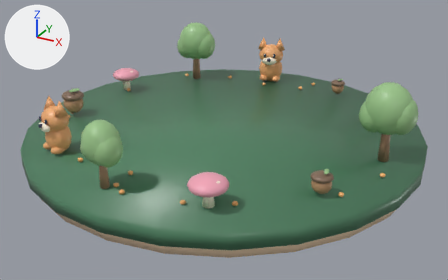
An edit to the glTF model examples/senses-safari/public/models/world.glb, drawn before and after from the same camera.
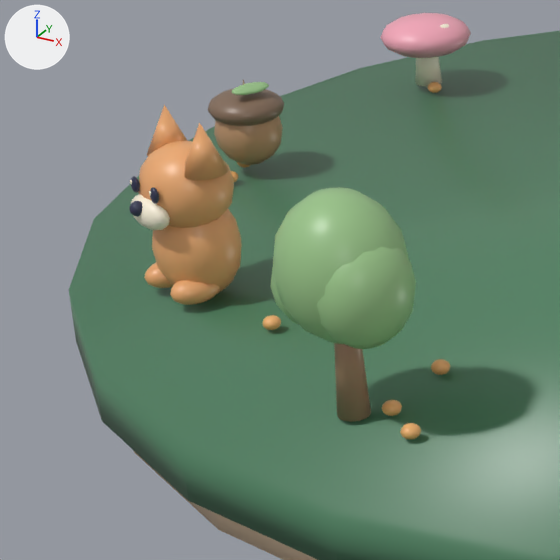
The first picture shows the older version from a camera (50 mm lens) standing at (6.81, -12.39, 5.82) and looking at (0.15, -0.27, -0.23). The close-ups show the older and then the newer version on the part from 0% to 37% of the width and 23% to 82% of the height of that picture. Only the edits that show in the close-ups are written down. The lights are fixed; the arrows at upper left show +X, +Y and +Z. Vertices at exactly the same position are counted once.

Objects in the first close-up: 'Cone', 'Cone.001', 'acorn.002', 'fox.002', 'mushroom.002', 'tree.003' and 6 more.
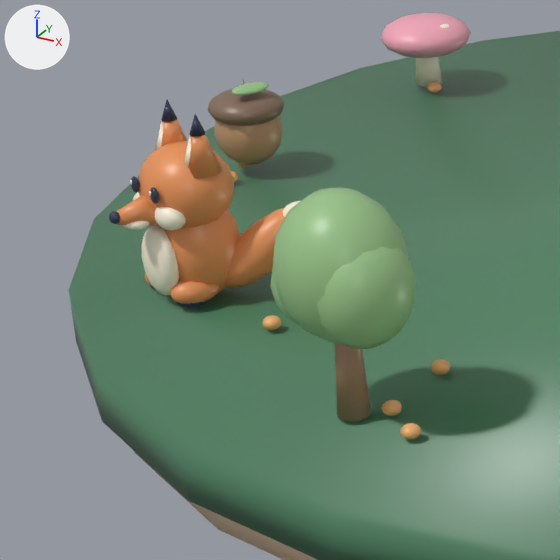
Location of each change, (x1, y1, x2, y2) in pixels of the close-ups (560 x 560 px; the box of a moved part takes in the faces that stretch with it):
'fox.002', reshaped: before (129, 105, 242, 305); after (109, 100, 300, 308)
part 1 of me_sphere_254, added (orange): after (155, 120, 188, 150)
part 2 of me_sphere_254, added (orange): after (185, 135, 222, 178)
part 3 of me_sphere_254, added (orange): after (116, 195, 158, 225)
part 4 of me_sphere_254, moved or reshaped: before (131, 194, 170, 230); after (224, 208, 285, 288)
part 5 of me_sphere_254, added: after (161, 100, 177, 122)
part 6 of me_sphere_254, added: after (189, 114, 205, 136)
part 7 of me_sphere_254, added: after (176, 298, 212, 308)
part 8 of me_sphere_254, added: after (109, 211, 120, 224)
part 9 of me_sphere_254, added (mostly hidden): after (156, 120, 163, 150)
part 10 of me_sphere_254, added (mostly hidden): after (184, 135, 191, 167)
part 11 of me_sphere_254, added (pale yellow): after (154, 207, 186, 231)
part 12 of me_sphere_254, added (pale yellow): after (141, 226, 179, 295)
part 13 of me_sphere_254, added: after (123, 221, 150, 230)
part 14 of me_sphere_254, moved or reshaped: before (129, 201, 143, 217); after (283, 201, 300, 217)
part 15 of me_sphere_254, deleted: before (147, 105, 187, 156)
part 16 of me_sphere_254, deleted (orange): before (184, 123, 229, 180)
part 17 of me_sphere_254, recoloured: (138, 141, 240, 304) in both

The change, as a diff of the scene's bpy script:
```diff
--- a/examples/senses-safari/public/models/world.glb.py
+++ b/examples/senses-safari/public/models/world.glb.py
@@ mat_e9945a @@
+mat_e9945a = principled_material('#e9945a')
+mat_e9945a.base_color = (0.815, 0.296, 0.102)  # orange #e9945a
+mat_e9945a.roughness = 0.38
@@ me_sphere_254 @@
 # used by ob_fox_002; location = (-2.587, -2.985, 0.0); rotation_euler = (0.0, 0.0, -0.33), in degrees (0, 0, -19); scale = (0.93, 0.93, 0.93)
-me_sphere_254.from_pydata(...)  # 1304 vertices, 2556 faces; spans x -0.41..0.41, y -0.465..0.3, z -0.05..1.33
+me_sphere_254.from_pydata(...)  # 2250 vertices, 4400 faces; spans x -0.37..0.623, y -0.62..0.676, z -0.05..1.385
+# me_sphere_254 part 1: a new loose piece, a 24-sided cone pointing to +z spanning x -0.34..-0.06, y -0.14..0.14, z 0.96..1.38, in mat_e9945a (orange #e9945a)
+# me_sphere_254 part 2: a new loose piece, a 24-sided cone pointing to +z spanning x 0.06..0.34, y -0.14..0.14, z 0.96..1.38, in mat_e9945a (orange #e9945a)
+# me_sphere_254 part 3: a new loose piece, a 24-sided cut cone along y (radius 0.045 at the low end, 0.14 at the high end) spanning x -0.14..0.14, y -0.57..-0.23, z 0.56..0.84, in mat_e9945a (orange #e9945a)
+# me_sphere_254 part 4: the loose piece of 114 vertices spanning x -0.22..0.22, y -0.42..-0.22, z 0.56..0.8 is multiplied about its middle by the matrix ((0.678, 1.467, -0.438), (-0.37, 2.685, -0.801), (0.0, 2.577, 1.084)), then moved by (0.36, 0.64, -0.34), in mat_e9945a (orange #e9945a)
+# me_sphere_254 part 5: a new loose piece, a 24-sided cone pointing to +z spanning x -0.255..-0.145, y -0.055..0.055, z 1.235..1.385, in mat_333653 (dark blue #333653)
+# me_sphere_254 part 6: a new loose piece, a 24-sided cone pointing to +z spanning x 0.145..0.255, y -0.055..0.055, z 1.235..1.385, in mat_333653 (dark blue #333653)
+# me_sphere_254 part 7: a new loose piece, a UV sphere (16 segments, 8 rings, poles along z) spanning x 0.09..0.29, y -0.3..-0.02, z -0.02..0.1, in mat_333653 (dark blue #333653)
+# me_sphere_254 part 8: a new loose piece, a UV sphere (16 segments, 8 rings, poles along z) spanning x -0.05..0.05, y -0.62..-0.54, z 0.665..0.755, in mat_333653 (dark blue #333653)
+# me_sphere_254 part 9: a new loose piece, a 24-sided cone pointing to +z spanning x -0.27..-0.13, y -0.13..0.01, z 1.0..1.24, in mat_fff5df (pale yellow #fff5df)
+# me_sphere_254 part 10: a new loose piece, a 24-sided cone pointing to +z spanning x 0.13..0.27, y -0.13..0.01, z 1.0..1.24, in mat_fff5df (pale yellow #fff5df)
+# me_sphere_254 part 11: a new loose piece, a UV sphere (16 segments, 8 rings, poles along z) spanning x 0.0..0.3, y -0.35..-0.15, z 0.58..0.78, in mat_fff5df (pale yellow #fff5df)
+# me_sphere_254 part 12: a new loose piece, a UV sphere (16 segments, 8 rings, poles along z) spanning x -0.2..0.2, y -0.39..-0.19, z 0.04..0.56, in mat_fff5df (pale yellow #fff5df)
+# me_sphere_254 part 13: a new loose piece, a UV sphere (16 segments, 8 rings, poles along z) spanning x -0.1..0.1, y -0.53..-0.33, z 0.59..0.69, in mat_fff5df (pale yellow #fff5df)
+# me_sphere_254 part 14: the loose piece of 114 vertices spanning x -0.055..0.055, y -0.465..-0.355, z 0.675..0.785 is multiplied about its middle by the matrix ((1.755, 1.133, 0.0), (-0.959, 2.074, 0.0), (0.0, 0.0, 2.0)), then moved by (0.51, 0.96, -0.17), in mat_fff5df (pale yellow #fff5df)
+# me_sphere_254 part 15: the loose piece of 25 vertices spanning x -0.41..-0.09, y -0.16..0.16, z 0.97..1.33 is deleted
+# me_sphere_254 part 16: the loose piece of 25 vertices spanning x 0.09..0.41, y -0.16..0.16, z 0.97..1.33 is deleted
+# me_sphere_254 part 17: 896 faces spanning x -0.37..0.37, y -0.35..0.3, z -0.05..1.11 switch from mat_edab72 (orange #edab72) to mat_e9945a (orange #e9945a)
+# other edits to the shape of me_sphere_254 do not show in these pictures
 me_sphere_254.materials.append(mat_fff5df)
```
